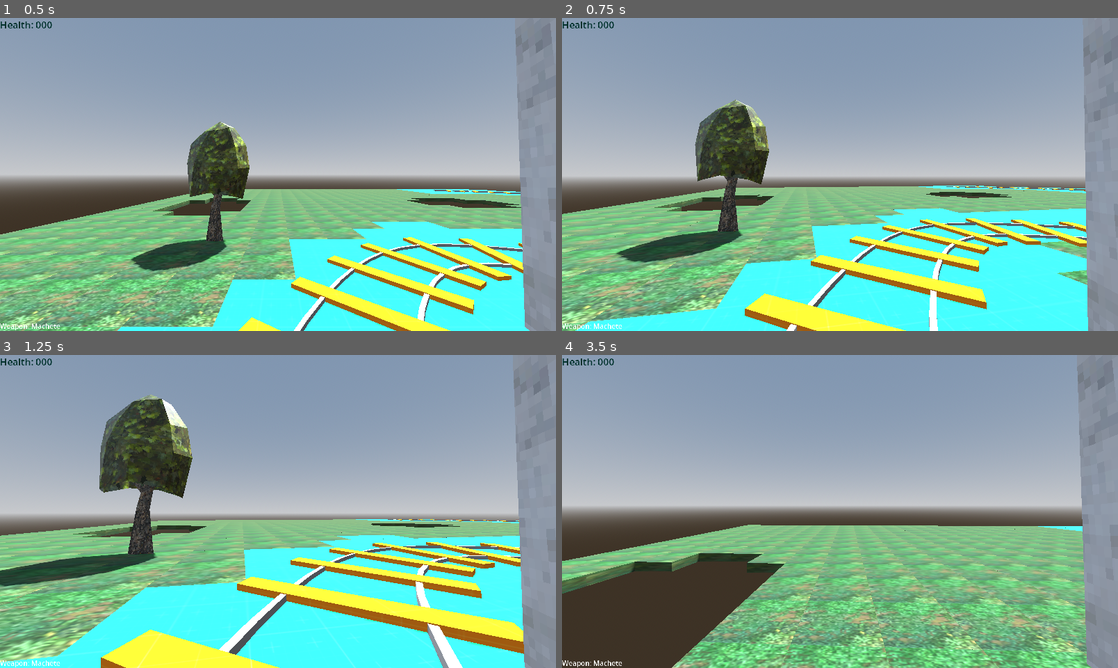
Above: before the commit, frames 1-4 (two rows, left to right).
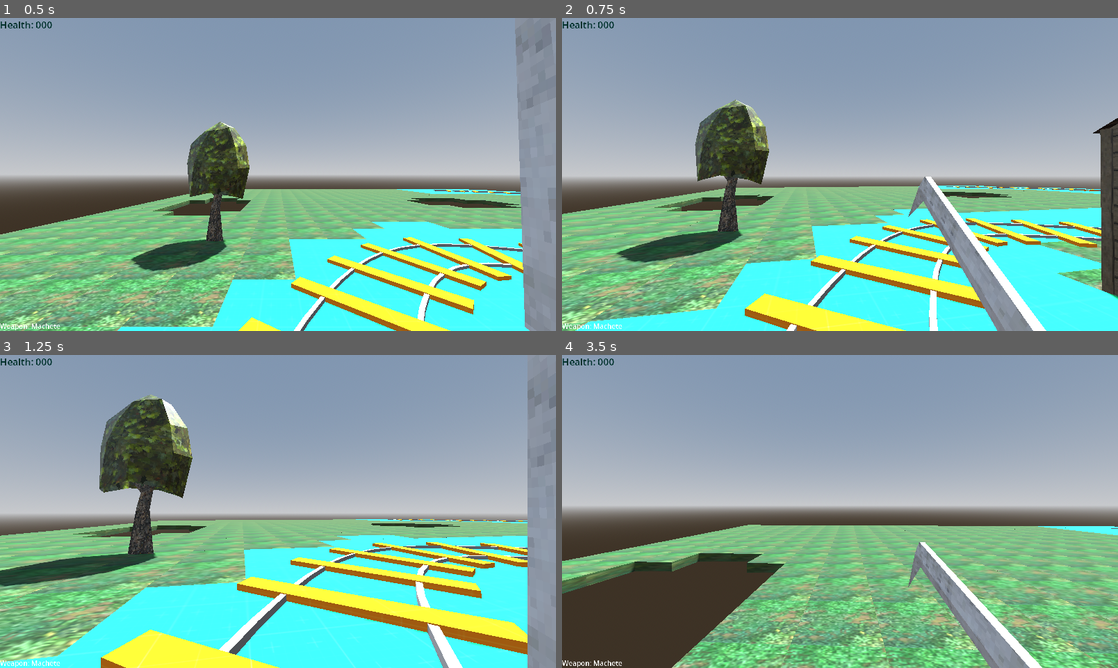
Above: after the commit, the same moments.

Repository: steelx/3d-train-fps
Game: Godot game, scene res://scenes/Level_1.tscn
The game is run twice, just before and just after one commit, with the same random seed, the same clock (stepped at 60 frames per second) and the same inputs.
Inputs (mouse positions are in pixels of both pictures, inside the frame that each line leads up to):
- Up to frame 1 (0.5 s): no input
- Up to frame 2 (0.75 s): tap Enter at 0.5 s; move the mouse to (867, 174) at 0.52 s; hold W (move_forward) from 0.53 s (still down); click (867, 174) at 0.6 s
- Up to frame 3 (1.25 s): keep holding W (move_forward); tap Space (jump) at 0.77 s
- Up to frame 4 (3.5 s): keep holding W (move_forward); move the mouse to (812, 511) at 1.27 s; click (812, 511) at 1.35 s; tap Space (jump) at 1.52, 3.02 s; move the mouse to (851, 505) at 2.02 s; tap 0 at 2.1 s; click (851, 505) at 2.3 s; move the mouse to (834, 517) at 2.77 s; tap 1 at 2.85 s; click (834, 517) at 3.05 s

Frame 1 is identical in both runs. In frame 2, 8.4% of the frame differs, in the area x 62-100%, y 0-100%; in frame 3, 1.4%; in frame 4, 8.5%.

Commit message:
feat: melee attack on machete

Diff:
--- a/scenes/components/WeaponManager.tscn
+++ b/scenes/components/WeaponManager.tscn
@@ -2,6 +2,7 @@
 
 [ext_resource type="Script" path="res://scenes/components/WeaponManager.gd" id="1_upckl"]
 [ext_resource type="PackedScene" uid="uid://bx7oo7t685qxp" path="res://resources/weapons/machete.glb" id="2_lfm1g"]
+[ext_resource type="PackedScene" uid="uid://cldf3m78csky6" path="res://scenes/components/weapons/MeleeDamagePoint.tscn" id="3_5jwjw"]
 [ext_resource type="PackedScene" uid="uid://cym06qd5ysqve" path="res://resources/weapons/machinegun.glb" id="3_v72q0"]
 [ext_resource type="Script" path="res://scenes/components/weapons/Weapon.gd" id="3_wcgjg"]
 [ext_resource type="PackedScene" uid="uid://c717epq3iwgb4" path="res://resources/weapons/shotgun.glb" id="4_cufb5"]
@@ -9,9 +10,6 @@
 [ext_resource type="PackedScene" uid="uid://bg2tkmjk016dq" path="res://resources/weapons/rocketlauncher.glb" id="5_dukq6"]
 [ext_resource type="PackedScene" uid="uid://c82gloipj7xqo" path="res://scenes/effects/MuzzleFlash.tscn" id="6_vjvj2"]
 
-[sub_resource type="BoxShape3D" id="BoxShape3D_e4smr"]
-size = Vector3(0.125, 2, 0.375)
-
 [sub_resource type="Animation" id="Animation_lpjc4"]
 length = 0.001
 tracks/0/type = "value"
@@ -379,21 +377,22 @@
 
 [node name="Machete" type="Node3D" parent="Weapons"]
 visible = false
+script = ExtResource("3_wcgjg")
 
 [node name="Model" parent="Weapons/Machete" instance=ExtResource("2_lfm1g")]
 transform = Transform3D(0.5, 0, 0, 0, 0.5, 0, 0, 0, 0.5, 0, 0, 0)
-
-[node name="Area3D" type="Area3D" parent="Weapons/Machete/Model"]
-
-[node name="CollisionShape3D" type="CollisionShape3D" parent="Weapons/Machete/Model/Area3D"]
-transform = Transform3D(1, 0, 0, 0, 1, 0, 0, 0, 1, 0, 1.21269, -0.0518234)
-shape = SubResource("BoxShape3D_e4smr")
 
 [node name="AnimationPlayer" type="AnimationPlayer" parent="Weapons/Machete"]
 autoplay = "idle"
 libraries = {
 "": SubResource("AnimationLibrary_bofu2")
 }
+
+[node name="BulletEmitters" type="Marker3D" parent="Weapons/Machete"]
+transform = Transform3D(1, 0, 0, 0, 1, 0, 0, 0, 1, 0, 0.921714, -0.140452)
+
+[node name="MeleeDamagePoint" parent="Weapons/Machete/BulletEmitters" instance=ExtResource("3_5jwjw")]
+transform = Transform3D(1, 0, 0, 0, 1, 0, 0, 0, 1, 0, -0.289994, 0)
 
 [node name="MachineGun" type="Node3D" parent="Weapons"]
 visible = false
@@ -485,7 +484,6 @@
 grow_horizontal = 2
 grow_vertical = 0
 
-[connection signal="body_entered" from="Weapons/Machete/Model/Area3D" to="." method="_on_machete_body_entered"]
 [connection signal="e_fired" from="Weapons/MachineGun" to="Weapons/MachineGun/MuzzleFlash" method="_on_machine_gun_e_fired"]
 [connection signal="e_fired" from="Weapons/Shotgun" to="Weapons/Shotgun/MuzzleFlash" method="_on_shotgun_e_fired"]
 [connection signal="e_fired" from="Weapons/RocketLauncher" to="Weapons/RocketLauncher/MuzzleFlash" method="_on_rocket_launcher_e_fired"]
--- /dev/null
+++ b/scenes/components/weapons/MeleeDamagePoint.gd
@@ -0,0 +1,18 @@
+extends Area3D
+
+var bodies_to_exclude := []
+var damage := 30
+
+
+func set_damage(dmg: int) -> void:
+	damage = dmg
+
+
+func set_bodies_to_exclude(bodies: Array) -> void:
+	bodies_to_exclude = bodies
+
+
+func fire() -> void:
+	for body in get_overlapping_bodies():
+		if body.has_method("hurt") and !bodies_to_exclude.has(body):
+			body.hurt(damage)
--- /dev/null
+++ b/scenes/components/weapons/MeleeDamagePoint.tscn
@@ -0,0 +1,12 @@
+[gd_scene load_steps=3 format=3 uid="uid://cldf3m78csky6"]
+
+[ext_resource type="Script" path="res://scenes/components/weapons/MeleeDamagePoint.gd" id="1_o1aqj"]
+
+[sub_resource type="BoxShape3D" id="BoxShape3D_rl68m"]
+
+[node name="MeleeDamagePoint" type="Area3D"]
+script = ExtResource("1_o1aqj")
+
+[node name="CollisionShape3D" type="CollisionShape3D" parent="."]
+transform = Transform3D(0.5, 0, 0, 0, 0.5, 0, 0, 0, 0.5, 0, 0.25, 0)
+shape = SubResource("BoxShape3D_rl68m")
--- a/scenes/player/Player.tscn
+++ b/scenes/player/Player.tscn
@@ -79,11 +79,11 @@
 transform = Transform3D(-1, 0, -8.74228e-08, 0, 1, 0, 8.74228e-08, 0, -1, 0, 0, 0)
 
 [node name="Skeleton3D" parent="Character/KayKit Animated Character2" index="0"]
-bones/0/rotation = Quaternion(-0.0116031, 0, 3.79845e-18, 0.999933)
-bones/1/rotation = Quaternion(0.0612895, -6.69785e-26, -1.53719e-17, 0.99812)
-bones/2/rotation = Quaternion(-0.681472, -0.190846, 0.680167, -0.191173)
+bones/0/rotation = Quaternion(-0.0148602, 0, 3.79839e-18, 0.99989)
+bones/1/rotation = Quaternion(0.0660443, 0, -1.53714e-17, 0.997817)
+bones/2/rotation = Quaternion(-0.680127, -0.196168, 0.678453, -0.196588)
 bones/3/rotation = Quaternion(0.606617, -0.606617, 0.36334, 0.36334)
-bones/4/rotation = Quaternion(-0.69959, 0.298286, 0.646114, 0.064312)
+bones/4/rotation = Quaternion(-0.697982, 0.301785, 0.645905, 0.0674843)
 bones/5/rotation = Quaternion(0.300506, -0.376591, 0.679877, 0.55285)
 
 [node name="AnimationTree" type="AnimationTree" parent="."]
